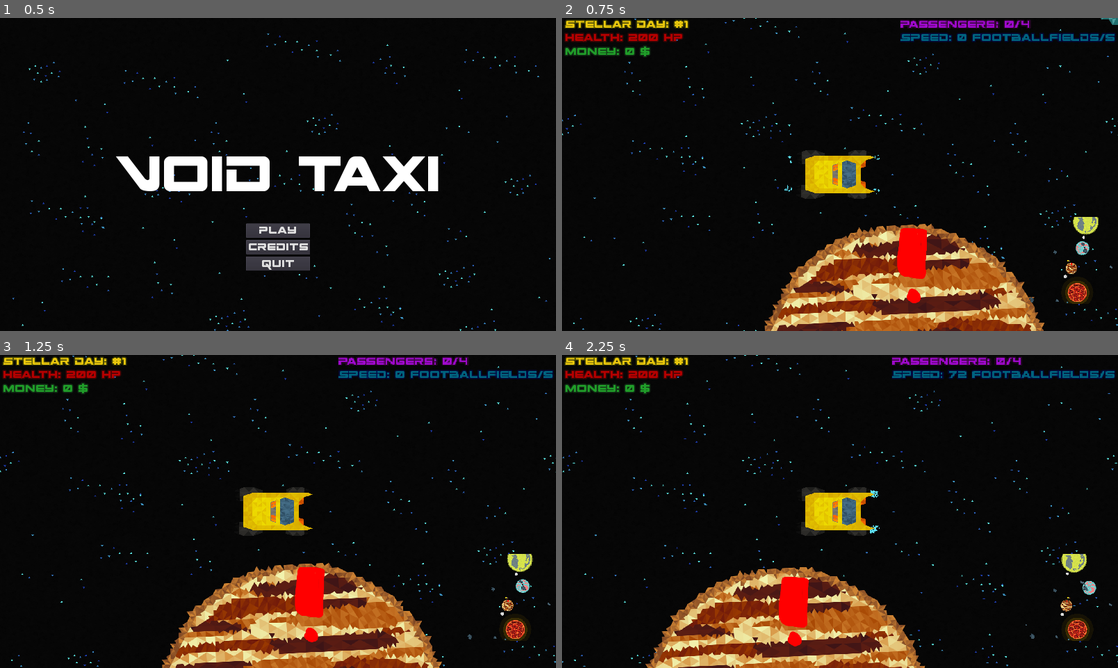
Above: before the commit, frames 1-4 (two rows, left to right).
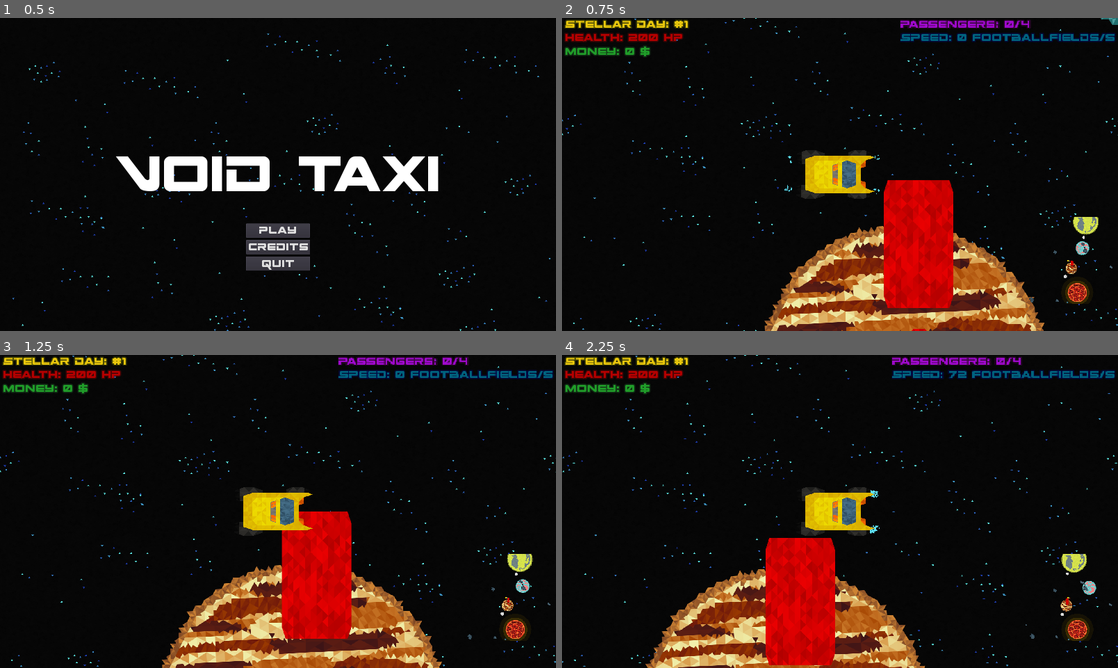
Above: after the commit, the same moments.

Repository: game-jam-team-gut/void-taxi
Game: Godot game, scene res://MainMenu.tscn
The game is run twice, just before and just after one commit, with the same random seed, the same clock (stepped at 60 frames per second) and the same inputs.
Inputs:
- Up to frame 1 (0.5 s): no input
- Up to frame 2 (0.75 s): click "Play" at 0.5 s
- Up to frame 3 (1.25 s): no input
- Up to frame 4 (2.25 s): hold Right (ui_right) 1.28-2.03 s; hold Down (ui_down) from 2.03 s (still down)

Frame 1 is identical in both runs. In frame 2, 5.0% of the frame differs, in the area x 57-92%, y 51-100%; in frame 3, 4.8%; in frame 4, 5.0%.

Commit message:
Added new passenger pickup and destination graphics

Diff:
--- a/Void/DestinationPoint.tscn
+++ b/Void/DestinationPoint.tscn
@@ -1,11 +1,11 @@
 [gd_scene load_steps=5 format=2]
 
-[ext_resource path="res://Void/Destination/destination_2.png" type="Texture" id=1]
-[ext_resource path="res://Void/Destination/destination_1.png" type="Texture" id=2]
+[ext_resource path="res://Void/Destination/cross red.png" type="Texture" id=1]
+[ext_resource path="res://Void/Destination/cross red_2.png" type="Texture" id=2]
 
 [sub_resource type="SpriteFrames" id=1]
 animations = [ {
-"frames": [ ExtResource( 2 ), ExtResource( 1 ) ],
+"frames": [ ExtResource( 1 ), ExtResource( 2 ) ],
 "loop": true,
 "name": "default",
 "speed": 3.0
@@ -22,7 +22,6 @@
 
 [node name="AnimatedSprite" type="AnimatedSprite" parent="."]
 frames = SubResource( 1 )
-frame = 1
 playing = true
 
 [node name="CollisionShape2D" type="CollisionShape2D" parent="."]
--- a/Void/PassengerPickupPoint.tscn
+++ b/Void/PassengerPickupPoint.tscn
@@ -1,15 +1,16 @@
-[gd_scene load_steps=6 format=2]
+[gd_scene load_steps=7 format=2]
 
-[ext_resource path="res://Void/PassengerPickupPoint/passenger_get_1.png" type="Texture" id=1]
-[ext_resource path="res://Void/PassengerPickupPoint/passenger_get_2.png" type="Texture" id=2]
+[ext_resource path="res://Void/PassengerPickupPoint/!red.png" type="Texture" id=1]
+[ext_resource path="res://Void/PassengerPickupPoint/!red_2.png" type="Texture" id=2]
 [ext_resource path="res://Void/PassengerPickupPoint/PassengerPickupPoint.gd" type="Script" id=3]
+[ext_resource path="res://Void/PassengerPickupPoint/!red_3.png" type="Texture" id=4]
 
 [sub_resource type="SpriteFrames" id=1]
 animations = [ {
-"frames": [ ExtResource( 1 ), ExtResource( 2 ) ],
+"frames": [ ExtResource( 1 ), ExtResource( 2 ), ExtResource( 4 ), ExtResource( 2 ) ],
 "loop": true,
 "name": "default",
-"speed": 3.0
+"speed": 6.0
 } ]
 
 [sub_resource type="RectangleShape2D" id=2]
--- a/Void/Taxi.tscn
+++ b/Void/Taxi.tscn
@@ -10,7 +10,7 @@
 [ext_resource path="res://Void/Taxi/BurnManager.gd" type="Script" id=8]
 [ext_resource path="res://Void/Taxi/taxi_engine_right.png" type="Texture" id=9]
 [ext_resource path="res://Void/Taxi/EngineParticles2D.tscn" type="PackedScene" id=10]
-[ext_resource path="res://Void/Taxi/arrow.png" type="Texture" id=11]
+[ext_resource path="res://Void/Taxi/arrow red.png" type="Texture" id=11]
 [ext_resource path="res://Void/Taxi/ArrowPointingToDestination.gd" type="Script" id=12]
 
 [sub_resource type="RectangleShape2D" id=1]
@@ -336,12 +336,13 @@
 
 [node name="arrow" type="Sprite" parent="Arrow"]
 position = Vector2( 960, 540 )
+scale = Vector2( 0.2, 0.2 )
 texture = ExtResource( 11 )
 script = ExtResource( 12 )
+[connection signal="timeout" from="DayCycleSystem/Timer" to="DayCycleSystem" method="_on_Timer_timeout"]
+[connection signal="timeout" from="DayCycleSystem/Timer" to="." method="_on_Timer_timeout"]
+[connection signal="timeout" from="DayCycleSystem/Timer" to="CanvasLayer/HBoxContainer/VBoxContainer/HBoxContainer3/Rent" method="_on_Timer_timeout"]
 [connection signal="timeout" from="DayCycleSystem/Timer" to="CanvasLayer/HBoxContainer3" method="_on_Timer_timeout"]
-[connection signal="timeout" from="DayCycleSystem/Timer" to="CanvasLayer/HBoxContainer/VBoxContainer/HBoxContainer3/Rent" method="_on_Timer_timeout"]
-[connection signal="timeout" from="DayCycleSystem/Timer" to="." method="_on_Timer_timeout"]
-[connection signal="timeout" from="DayCycleSystem/Timer" to="DayCycleSystem" method="_on_Timer_timeout"]
 [connection signal="area_entered" from="PassengerDetector" to="PassengerSystem" method="_on_PassengerDetector_area_entered"]
 [connection signal="area_entered" from="BurningDetector" to="BurnManager" method="_on_BurningDetector_area_entered"]
 [connection signal="area_exited" from="BurningDetector" to="BurnManager" method="_on_BurningDetector_area_exited"]
Binary file added: Void/Destination/cross red.png
Not shown, added: Void/Destination/cross red.png.import
Binary file added: Void/Destination/cross red_2.png
Not shown, added: Void/Destination/cross red_2.png.import
Binary file added: Void/Destination/crosswhite.png
Not shown, added: Void/Destination/crosswhite.png.import
Binary file added: Void/PassengerPickupPoint/!blue.png
Not shown, added: Void/PassengerPickupPoint/!blue.png.import
Binary file added: Void/PassengerPickupPoint/!green.png
Not shown, added: Void/PassengerPickupPoint/!green.png.import
Binary file added: Void/PassengerPickupPoint/!orange.png
Not shown, added: Void/PassengerPickupPoint/!orange.png.import
(and 22 more such lines)
